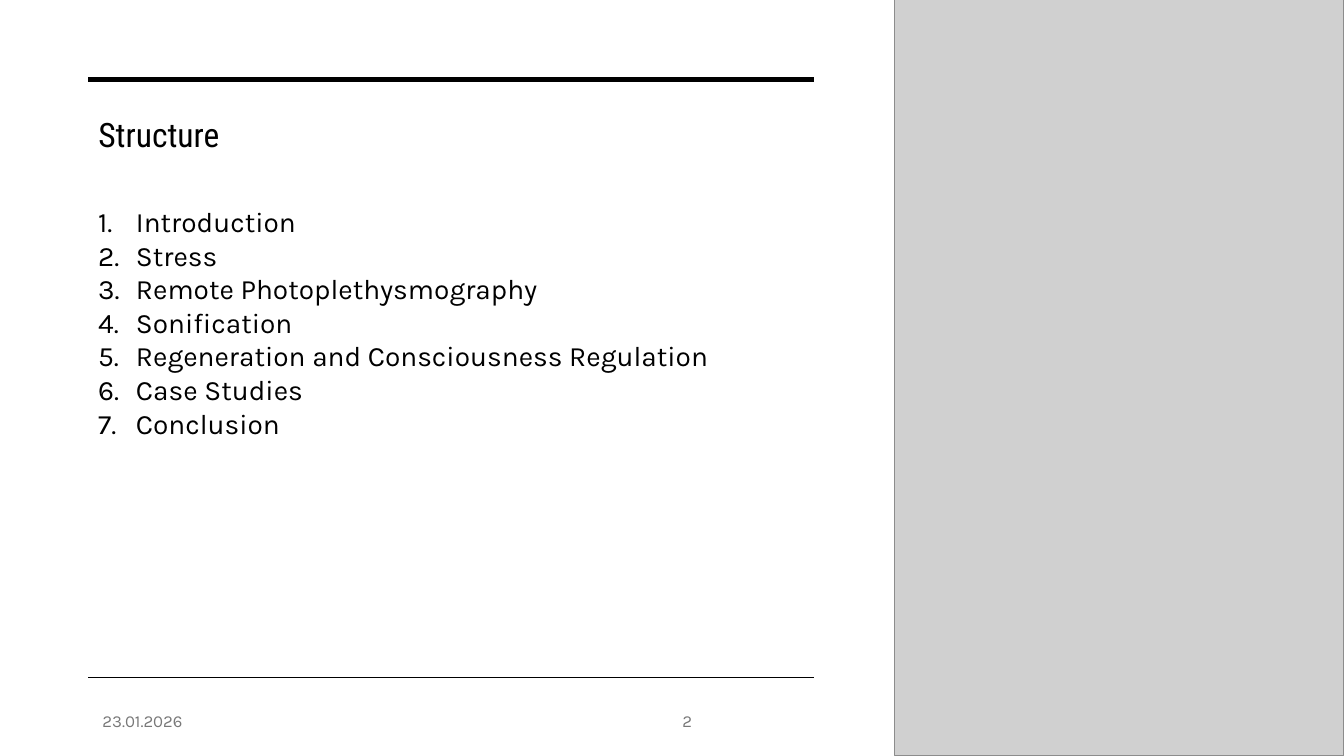
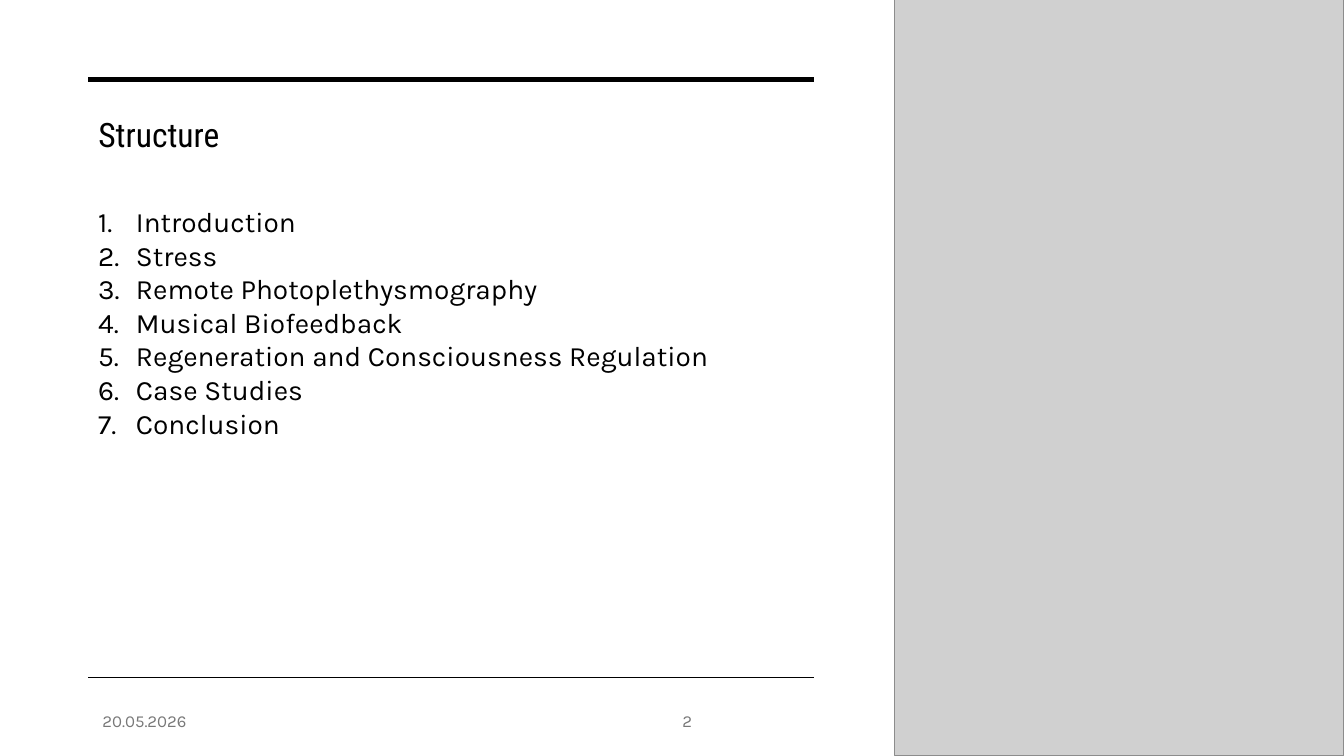
Before and after one commit to fabianprojects/fachseminar2, a slide deck: slide 2 of Vortrag Fachseminar.pptx. Drawn at 1344x756 pixels with LibreOffice and Linux fonts; fonts in the diff are those of the drawing; grey boxes stand for pictures. Boxes give left, top, right and bottom in pixels: in the first picture for what was removed or moved away, otherwise in the second. Text is boxed around its words. In the diff, an @@ line names an element or a change of style, - is before the commit and + after.

```diff
--- a/Vortrag Fachseminar.pptx
+++ b/Vortrag Fachseminar.pptx
@@ text at <box>136,313,402,334</box>: text changed @@
-4. Sonification
+4. Musical Biofeedback
@@ text at <box>102,716,186,727</box>: text changed @@
-23.01.2026
+20.05.2026
```
Also in this commit, not shown: 21 other slides changed, 8 slides removed, 44 other files.
